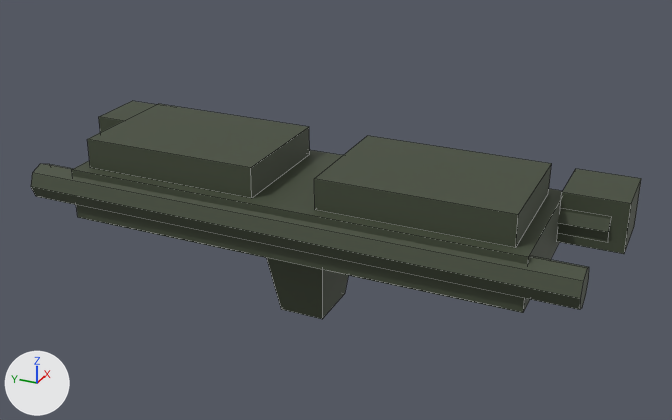
The FBX model export/SM_Leopard2A8_TrackLink.fbx as it was, and as the next commit left it.
One viewpoint serves both versions: a camera (50 mm lens) standing at (-0.817, -0.395, 0.391) and looking at (0.03, -0.014, -0.032). Every picture has the same lights, and +X, +Y and +Z are marked at lower left. The first picture is the older version. Mesh edges are drawn as thin lines.

The first picture shows 'SM_L2A8_TrackLink'.
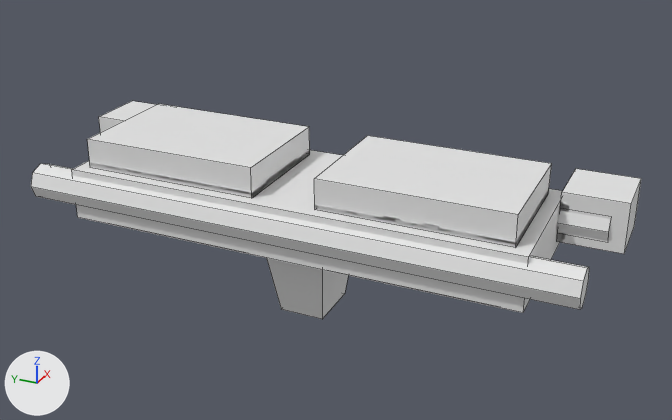
Changed parts and their boxes [x1, y1, x2, y2] in the pictures (672 x 420 px):
'SM_L2A8_TrackLink', surface changed (lighter): [31, 101, 641, 319] in both

What changed in the scene script:
```text
Add img_t_l2a8_track_normal_gl_png:
    img_t_l2a8_track_normal_gl_png = load_image('T_L2A8_Track_Normal_GL.png', 'textures/T_L2A8_Track_Normal_GL.png', 512, 512, 'Non-Color')
Change mat_mi_l2a8_track:
    where n0 = _N.new('ShaderNodeBsdfPrincipled'); n0.name = 'Principled BSDF'
    remove n0.inputs[0].default_value = (0.055, 0.069, 0.04, 1.0)  # 'Base Color', greyish green #424a38
    remove n0.inputs[2].default_value = 0.62  # 'Roughness'
    add n2 = _N.new('ShaderNodeTexImage'); n2.name = 'Image Texture'
    add n2.image = img_t_l2a8_track_normal_gl_png
    add n3 = _N.new('ShaderNodeNormalMap'); n3.name = 'Normal Map'
    add _L.new(n2.outputs[0], n3.inputs[1])  # 'Color' to 'Color'
    add _L.new(n3.outputs[0], n0.inputs[5])  # 'Normal' to 'Normal'
```
